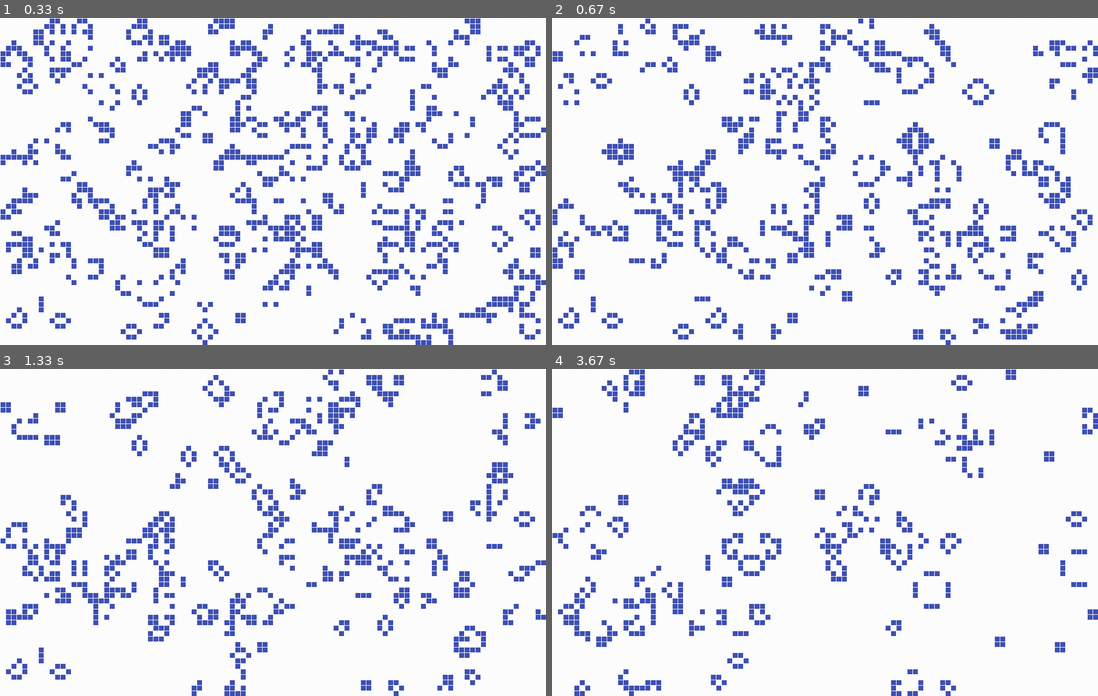
Above: before the commit, frames 1-4 (two rows, left to right).
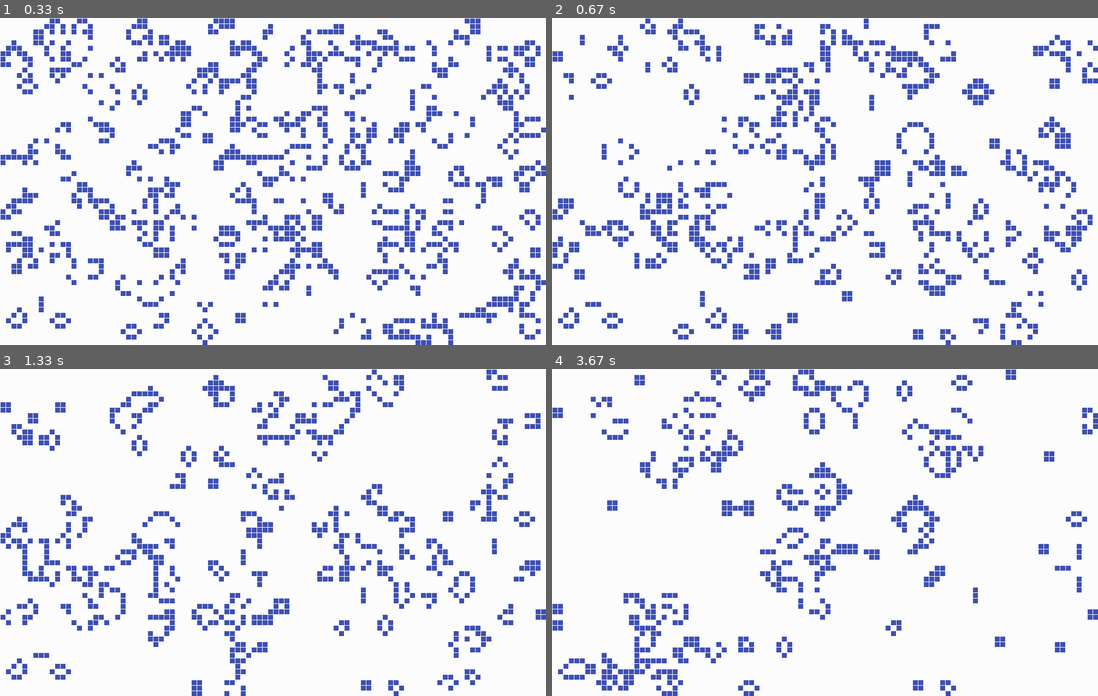
Above: after the commit, the same moments.

Repository: skotniczny/game-of-life-py
Game: pygame game, started from main.py
Same seed, same stepped clock (60 frames per second), same inputs: the game is played once before the commit and once after it.
Inputs (mouse positions are in pixels of both pictures, inside the frame that each line leads up to):
- Up to frame 1 (0.33 s): no input
- Up to frame 2 (0.67 s): tap Enter at 0.33 s
- Up to frame 3 (1.33 s): click (273, 552) at 0.72 s; click (103, 607) at 1.05 s
- Up to frame 4 (3.67 s): click (835, 421) at 1.38 s; click (830, 565) at 1.72 s; click (966, 584) at 2.05 s; click (934, 506) at 2.38 s; click (939, 473) at 3.22 s; click (661, 421) at 3.55 s

Frame 1 is identical in both runs. In frame 2, 10% of the frame differs, in the area x 0-100%, y 0-100%; in frame 3, 8.3%; in frame 4, 11%, in the area x 0-98%, y 0-100%.

Commit message:
Press return (enter) to go to the next generation

Diff:
--- a/display_pygame.py
+++ b/display_pygame.py
@@ -57,6 +57,9 @@
                 # User presses ESCAPE-Key
                 if event.key == pygame.K_SPACE:
                     is_stopped = not is_stopped
+                if event.key == pygame.K_RETURN:
+                    board.next_generation()
+                    update_board()
                 if event.key == pygame.K_ESCAPE:
                     mainloop = False
             elif event.type == pygame.MOUSEBUTTONDOWN:
